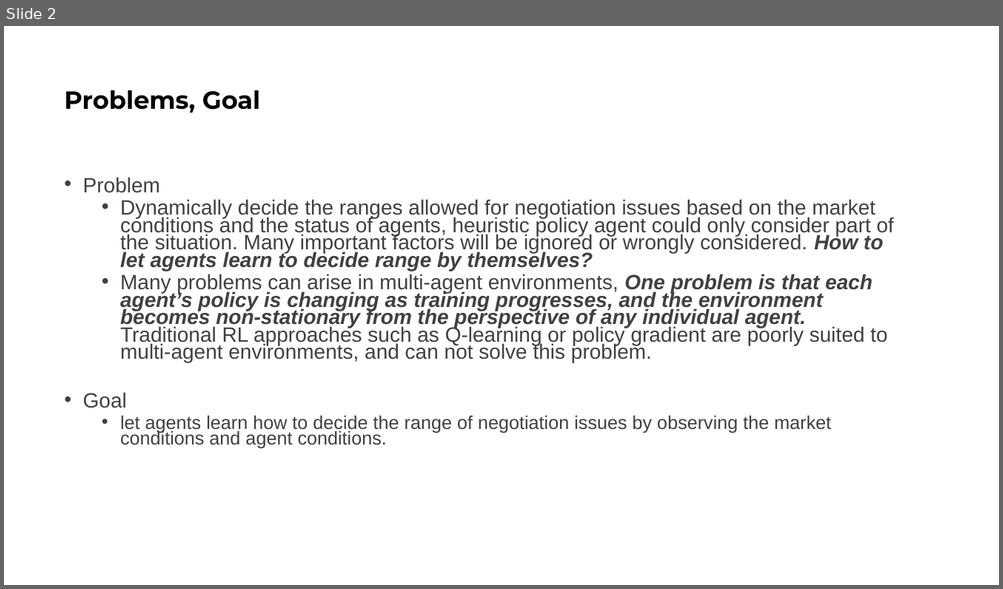
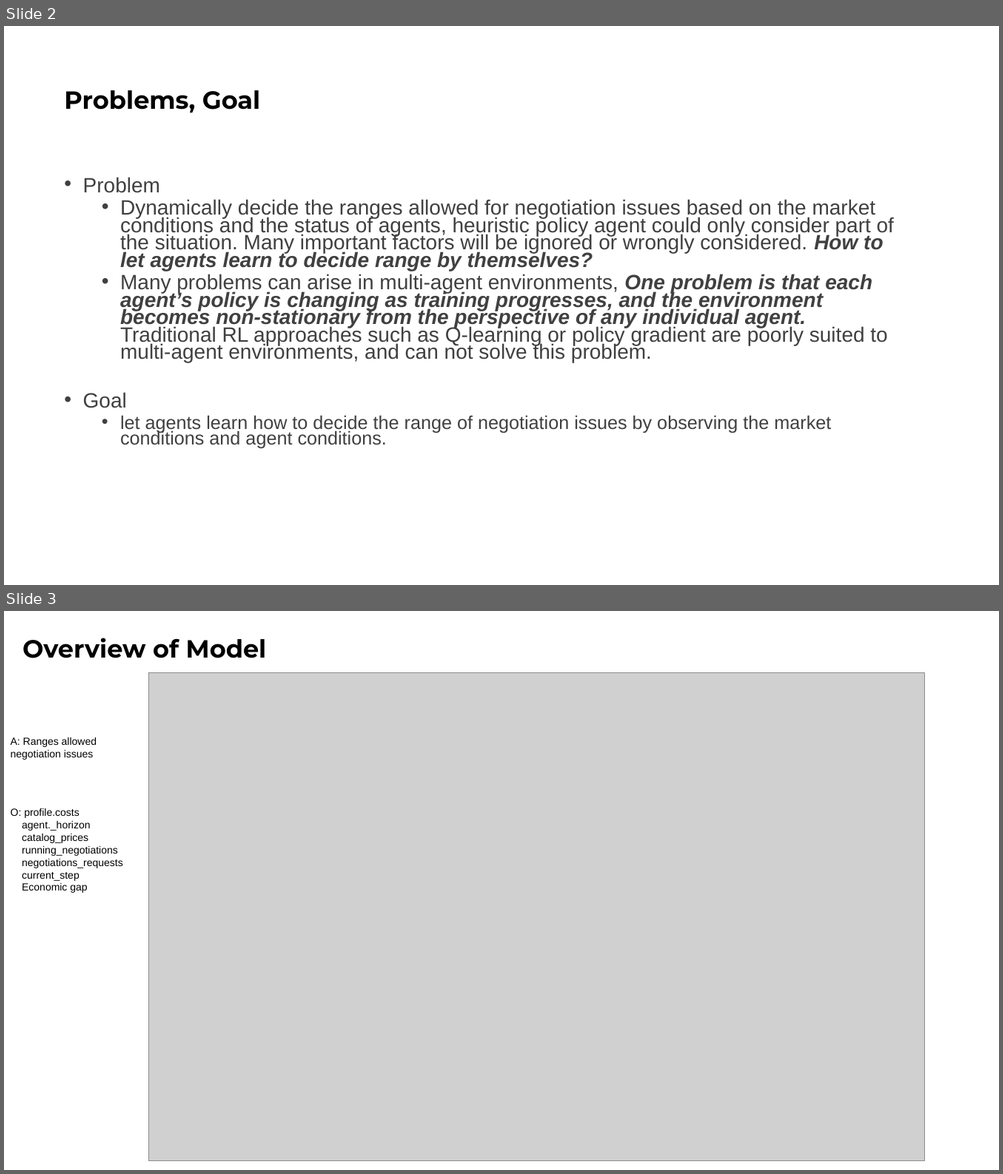
Before and after one commit to YueNing/summary_thesis, a slide deck: summary-2020-12a2020-01/SCML-Agent-MADDPG.pptx. Shown one above the other, each under a label of ours: slide 2 before the commit, slides 2 and 3 after it. The pictures are 1003x589 and 1003x1174 pixels, drawn with LibreOffice and Linux fonts; fonts in the diff are those of the drawing; grey boxes stand for pictures; background and template pictures are left out. Boxes give left, top, right and bottom in pixels: in the first picture for what was removed or moved away, otherwise in the second. Text is boxed around its words. In the diff, an @@ line names an element or a change of style, - is before the commit and + after.

Commit message:
Update SCML-agent-MADDPG

```diff
--- a/summary-2020-12a2020-01/SCML-Agent-MADDPG.pptx
+++ b/summary-2020-12a2020-01/SCML-Agent-MADDPG.pptx
@@ slide 3 added at box(4, 611, 999, 1170), background #FFFFFF @@
@@ title added at box(22, 638, 267, 658), 24 pt, text #000000, bold @@
+Overview of Model
@@ picture added at box(149, 673, 925, 1162) @@
@@ text added at box(11, 738, 96, 760), 10 pt, text #000000 @@
+A: Ranges allowed negotiation issues
@@ text added at box(11, 809, 123, 893), 10 pt, text #000000 @@
+O: profile.costs
+agent._horizon
+catalog_prices
+running_negotiations
+negotiations_requests
+current_step
+Economic gap
```
